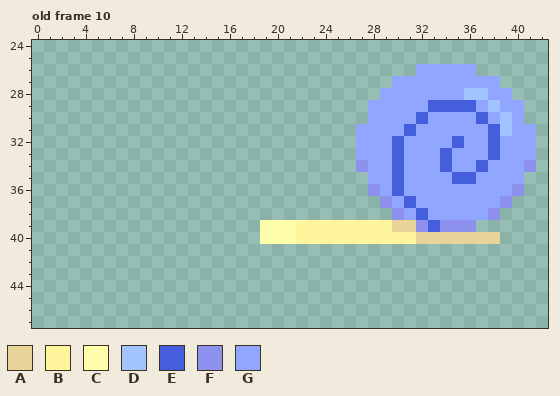
A pixel-art file gets an edit: The Fallen Guardian/Assets/Art/Characters/Enemies/Snail/Attack/Snail_Attack_Left.aseprite. This is how it looked before the edit.
64x64 pixels, 12 frames. Shown: old frame 10: x 0..42, y 24..47. The commit also changed other frames, which this record leaves out.
Visible layers, top first: "Effects", "Face", "Body", "Shell", "HitBox".
Palette (. is transparent): A #e8d399  B #fff59d  C #ffffab  D #a1c3ff  E #455ede  F #8e90ed  G #91a7ff
Pixels before, old frame 10, first column x 19:
26 .............GGGGG.....
27 ...........GGGGGGGGG...
28 ..........GGGGGGGDDGG..
29 .........GGGGGEEEEGDGG.
30 .........GGGGEGGGGEGDG.
31 ........GGGGEGGGGGGEDGG
32 ........GGGEGGGGEGGEGGG
33 ........GGGEGGGEGGGEGGG
34 ........FGGEGGGEGGEGGGF
35 .........GGEGGGGEEGGGG.
36 .........FGEGGGGGGGGGF.
37 ..........FGEGGGGGGGF..
38 ...........FGEGGGGGF...
39 CCCBBBBBBBBAAFEFFF.....
40 CCCBBBBBBBBBBAAAAAAA...
The result:
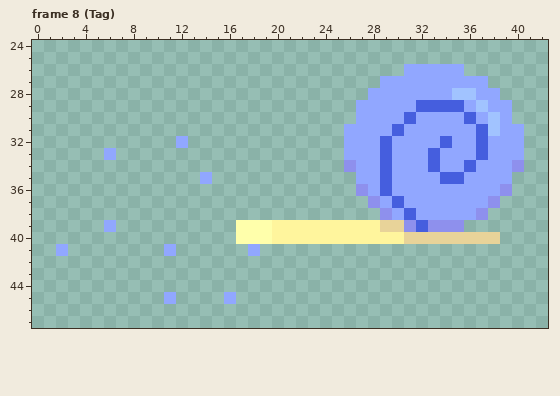
A new or re-ordered frame is compared with the old frame closest to it.
Changes in this commit:
frames re-ordered
Frame 8 (Tag) against old frame 10, layers "Effects", "Body", "Shell":
Colour B becomes colour A in row 39 at x 29; in row 40 at x 31.
Colour C becomes colour B in rows 39 to 40 at x 20 to 21.
The author put colour C in rows 39 to 40 at x 17 to 18.
Colour E becomes colour D in row 31 at x 38.
Colour G becomes colour D in row 28 at x 35; in row 29 at x 37; in row 30 at x 38.
Colour F becomes colour E in row 39 at x 32.
Colour G becomes colour E in row 29 at x 32; in row 30 at x 31 and 36; in row 31 at x 30 and 37; in row 32 at x 29, 34 and 37; in row 33 at x 29, 33 and 37; in row 34 at x 29, 33 and 36.
Colour G becomes colour E in row 35 at x 29 and 34; in row 36 at x 29; in row 37 at x 30; in row 38 at x 31.
The author put colour F in row 34 at x 26; in row 36 at x 27; in row 37 at x 28; in row 38 at x 29.
Colour A becomes colour F in row 39 at x 31.
Colour E becomes colour F in row 39 at x 33.
Colour G becomes colour F in row 34 at x 40; in row 36 at x 39; in row 37 at x 38; in row 38 at x 37.
The author put colour G in row 26 at x 31; in row 27 at x 29; in row 28 at x 28; in rows 29 to 30 at x 27; in row 31 at x 26; in row 32 at x 12 and 26.
The author put colour G in row 33 at x 6 and 26; in row 35 at x 14 and 27; in row 39 at x 6; in row 41 at x 2, 11 and 18; in row 45 at x 11 and 16.
Colour D becomes colour G in row 28 at x 37; in row 29 at x 38; in rows 30 to 31 at x 39.
Colour E becomes colour G in row 29 at x 36; in row 30 at x 32 and 37; in row 31 at x 31; in row 32 at x 30, 35 and 38; in row 33 at x 30, 34 and 38; in row 34 at x 30, 34 and 37.
Colour E becomes colour G in row 35 at x 30 and 36; in row 36 at x 30; in row 37 at x 31; in row 38 at x 32.
Colour F becomes colour G in row 34 at x 27; in row 36 at x 28; in row 37 at x 29; in row 38 at x 30.
The author cleared colour F in row 34 at x 41; in row 36 at x 40; in row 37 at x 39; in row 38 at x 38; in row 39 at x 36.
The author cleared colour G in row 26 at x 36; in row 27 at x 38; in row 28 at x 39; in rows 29 to 30 at x 40; in rows 31 to 33 at x 41; in row 35 at x 40.
Pixel boxes of the changes (left, top, right, bottom) in both pictures:
changed: (344, 64, 536, 244)
added: (176, 136, 212, 184)
added: (104, 148, 116, 160)
added: (104, 220, 176, 256)
changed: (236, 220, 296, 256)
added: (56, 244, 68, 256)
added: (164, 292, 176, 304)
added: (224, 292, 236, 304)
